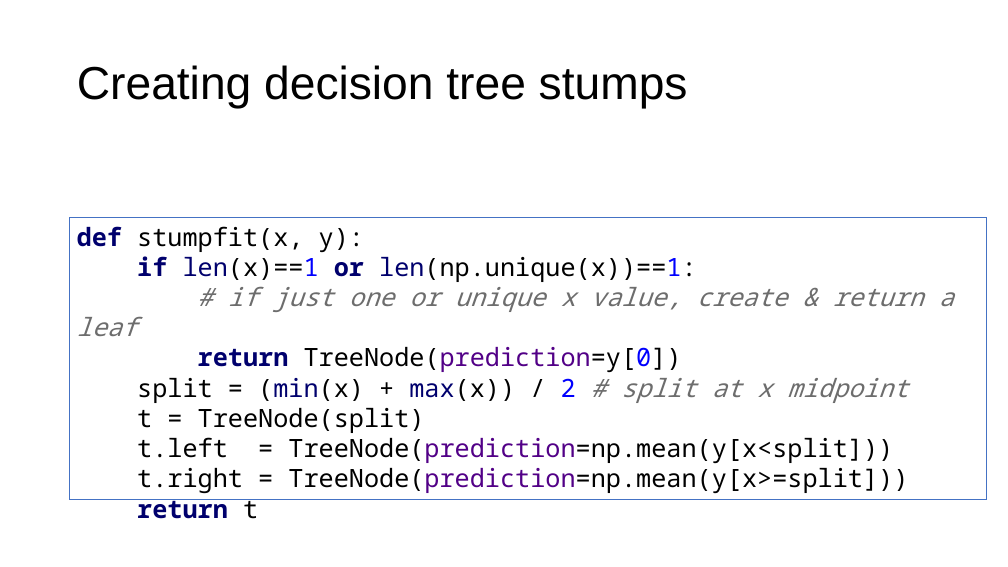
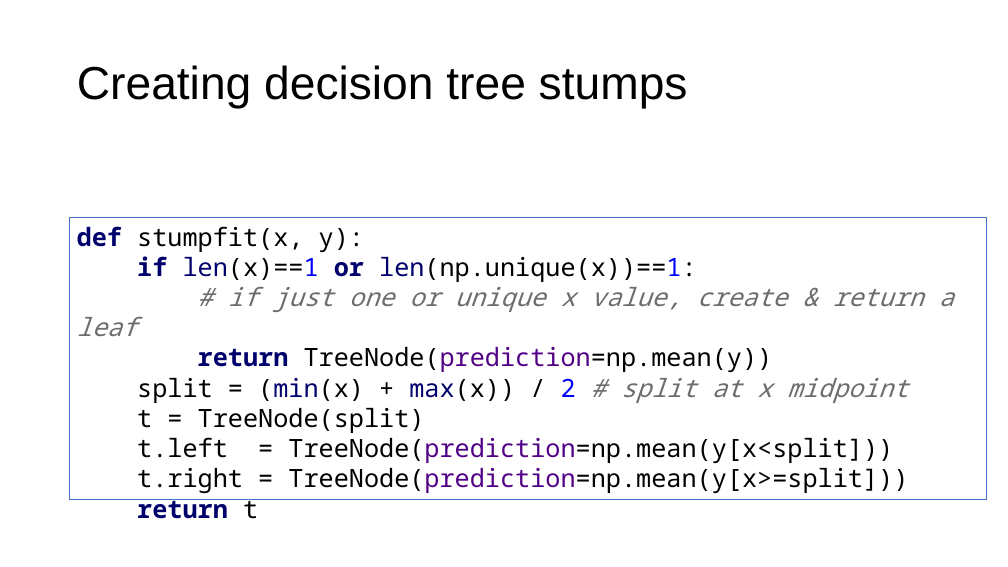
Before and after one commit to parrt/msds621, a slide deck: slide 19 of lectures/binary-trees.pptx. Drawn at 1008x567 pixels with LibreOffice and Linux fonts; fonts in the diff are those of the drawing; grey boxes stand for pictures; background and template pictures are left out. Boxes give left, top, right and bottom in pixels: in the first picture for what was removed or moved away, otherwise in the second. Text is boxed around its words. In the diff, an @@ line names an element or a change of style, - is before the commit and + after.

```diff
--- a/lectures/binary-trees.pptx
+++ b/lectures/binary-trees.pptx
@@ text in rectangle at (198,347,773,372): text changed @@
-return TreeNode(prediction=y[0])
+return TreeNode(prediction=np.mean(y))
```
Also in this commit, not shown: 2 other files.
